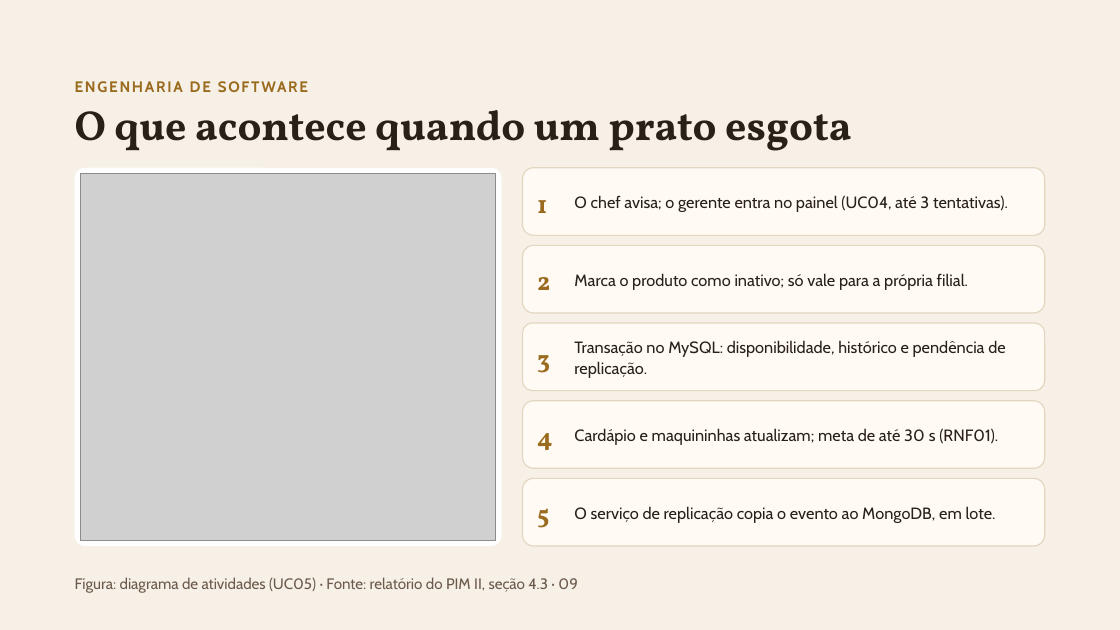
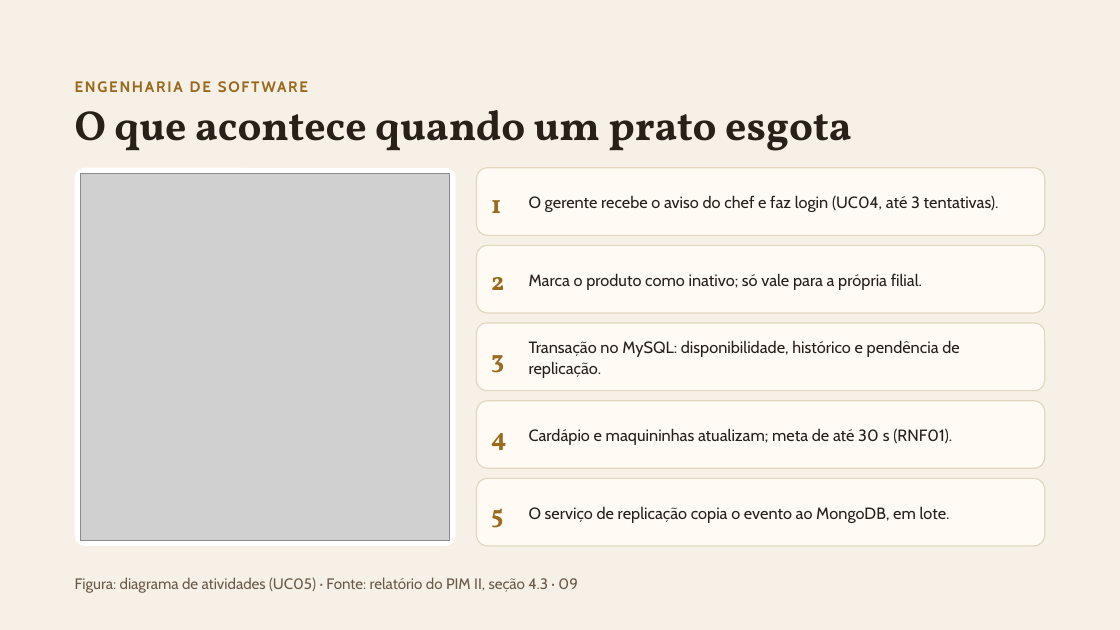
Before and after one commit to vitorfaust1no/PIM-II, a slide deck: slide 9 of apresentacao/PIM_II_Sabor_e_Cia_slides.pptx. Drawn at 1120x630 pixels with LibreOffice and Linux fonts; fonts in the diff are those of the drawing; grey boxes stand for pictures. Boxes give left, top, right and bottom in pixels: in the first picture for what was removed or moved away, otherwise in the second. Text is boxed around its words. In the diff, an @@ line names an element or a change of style, - is before the commit and + after.

```diff
--- a/apresentacao/PIM_II_Sabor_e_Cia_slides.pptx
+++ b/apresentacao/PIM_II_Sabor_e_Cia_slides.pptx
@@ rounded rectangle: place and size @@
-rounded rectangle at bbox=[75, 168, 502, 546]
+rounded rectangle at bbox=[75, 168, 455, 546]
@@ picture: place and size @@
-picture at bbox=[81, 174, 496, 540]
+picture at bbox=[81, 174, 450, 540]
@@ rounded rectangle: place and size @@
-rounded rectangle at bbox=[523, 168, 1045, 235]
+rounded rectangle at bbox=[476, 168, 1044, 235]
@@ text at bbox=[529, 195, 999, 212]: text changed @@
-O chef avisa; o gerente entra no painel (UC04, até 3 tentativas).
+O gerente recebe o aviso do chef e faz login (UC04, até 3 tentativas).
@@ rounded rectangle: place and size @@
-rounded rectangle at bbox=[523, 245, 1045, 313]
+rounded rectangle at bbox=[476, 245, 1044, 313]
@@ text "Marca o produto como inativo; ...": place and size @@
-text "Marca o produto como inativo; ..." at bbox=[574, 273, 968, 290]
+text "Marca o produto como inativo; ..." at bbox=[529, 273, 922, 290]
@@ rounded rectangle: place and size @@
-rounded rectangle at bbox=[523, 323, 1045, 391]
+rounded rectangle at bbox=[476, 323, 1044, 391]
@@ text "Transação no MySQL: disponibilidade, histórico ...": place and size @@
-text "Transação no MySQL: disponibilidade, histórico ..." at bbox=[574, 340, 1005, 378]
+text "Transação no MySQL: disponibilidade, histórico ..." at bbox=[529, 340, 959, 378]
@@ rounded rectangle: place and size @@
-rounded rectangle at bbox=[523, 401, 1045, 468]
+rounded rectangle at bbox=[476, 401, 1044, 468]
@@ text "Cardápio e maquininhas atualizam; meta ...": place and size @@
-text "Cardápio e maquininhas atualizam; meta ..." at bbox=[574, 428, 998, 445]
+text "Cardápio e maquininhas atualizam; meta ..." at bbox=[529, 428, 952, 445]
@@ rounded rectangle: place and size @@
-rounded rectangle at bbox=[523, 479, 1045, 546]
+rounded rectangle at bbox=[476, 479, 1044, 546]
@@ 5 texts: place and size @@
-5 texts at bbox=[537, 200, 553, 528]
+5 texts at bbox=[491, 200, 507, 528]
@@ text "O serviço de replicação copia ...": place and size @@
-text "O serviço de replicação copia ..." at bbox=[574, 506, 996, 523]
+text "O serviço de replicação copia ..." at bbox=[529, 506, 950, 523]
```
Also in this commit, not shown: 3 other files.
